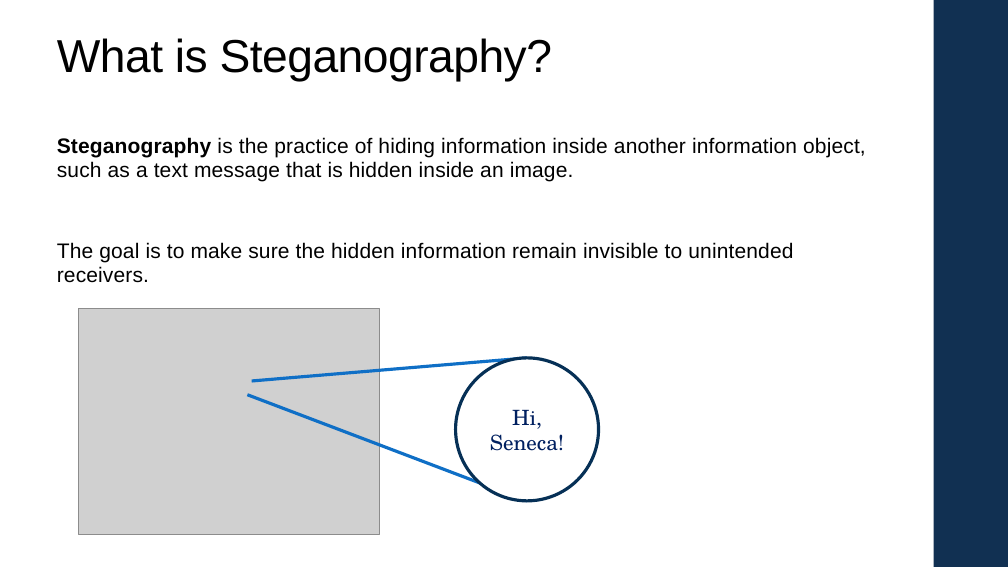
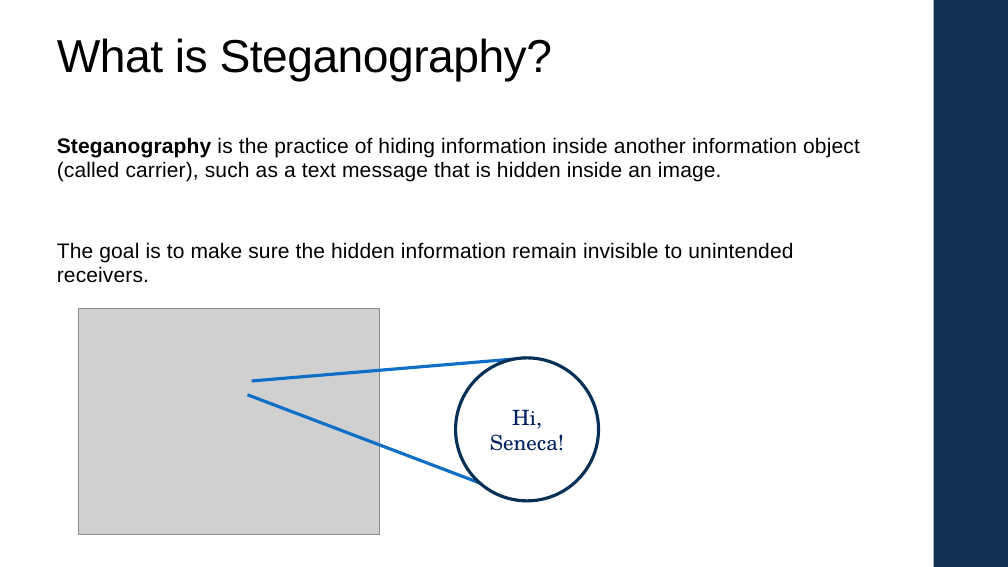
Before and after one commit to shima3021/CEP146-Project1, a slide deck: slide 2 of steganographySlides.pptx. Drawn at 1008x567 pixels with LibreOffice and Linux fonts; fonts in the diff are those of the drawing; grey boxes stand for pictures. Boxes give left, top, right and bottom in pixels: in the first picture for what was removed or moved away, otherwise in the second. Text is boxed around its words. In the diff, an @@ line names an element or a change of style, - is before the commit and + after.

Commit message:
Adding my slides for text steganography

```diff
--- a/steganographySlides.pptx
+++ b/steganographySlides.pptx
@@ text at (x1=57, y1=137, x2=860, y2=181): text changed @@
-Steganography is the practice of hiding information inside another information object, such as a text message that is hidden inside an image.
+Steganography is the practice of hiding information inside another information object (called carrier), such as a text message that is hidden inside an image.
```
Also in this commit, not shown: 4 slides added.
